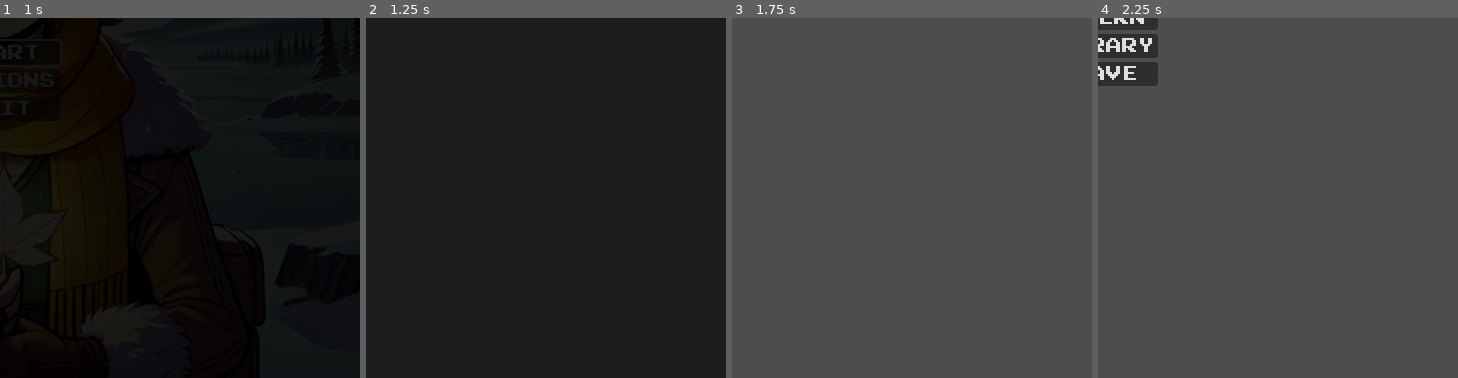
Above: before the commit, frames 1-4 (left to right).
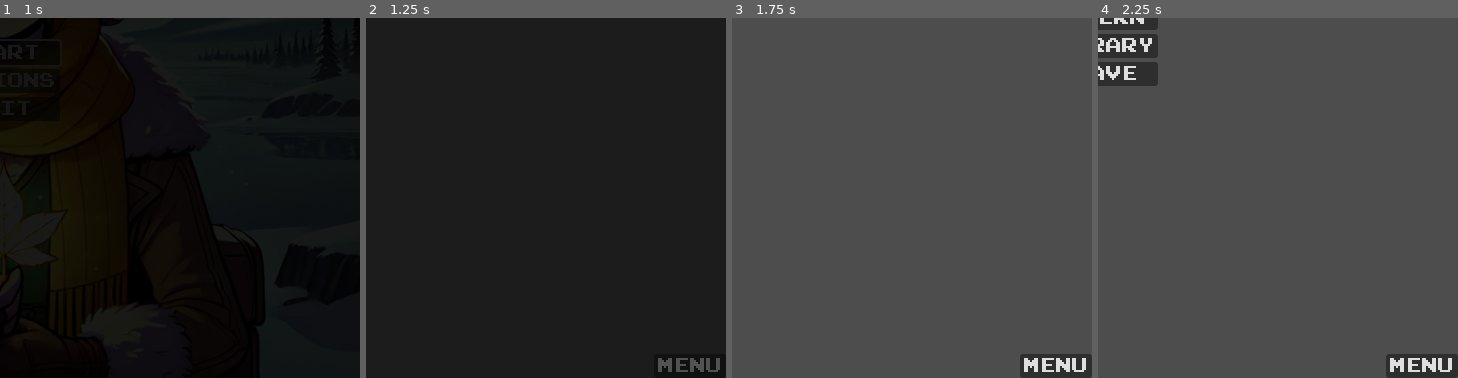
Above: after the commit, the same moments.

Repository: rodriguezric/vesequella
Game: Godot game, scene res://title.tscn
Two runs of this game, one before a commit and one after it. Both use one fixed random seed, a clock stepped at 60 frames per second and the inputs below.
Inputs (mouse positions are % of the whole screen's width and height, from its top left):
- Up to frame 1 (1 s): click "START" at 0.5 s
- Up to frame 2 (1.25 s): no input
- Up to frame 3 (1.75 s): click (95, 98) at 1.25 s, where only the run after the commit has a clickable "MENU"
- Up to frame 4 (2.25 s): click "↵" at 2 s
The pictures show only the part of the screen within x 50-100%, y 50-100%; the shares and areas given below are measured in that part.

Frame 1 is identical in both runs. In frame 2, 0.4% of the frame differs, in the area x 81-99%, y 94-99%; in frame 3, 1.3%, in the area x 80-100%, y 93-100%; in frame 4, 1.3%.

Commit message:
138-item-stats-save-quit-screen

Diff:
--- /dev/null
+++ b/hero_menu.gd
@@ -0,0 +1,11 @@
+extends Control
+
+
+# Called when the node enters the scene tree for the first time.
+func _ready() -> void:
+    pass # Replace with function body.
+
+
+# Called every frame. 'delta' is the elapsed time since the previous frame.
+func _process(delta: float) -> void:
+    pass
--- a/io.tscn
+++ b/io.tscn
@@ -305,3 +305,16 @@
 
 [node name="CenterContainer4" type="CenterContainer" parent="CenterContainer/NavMenu"]
 layout_mode = 2
+
+[node name="MenuButton" type="Button" parent="."]
+layout_mode = 1
+anchors_preset = 3
+anchor_left = 1.0
+anchor_top = 1.0
+anchor_right = 1.0
+anchor_bottom = 1.0
+offset_left = -8.0
+offset_top = -8.0
+grow_horizontal = 0
+grow_vertical = 0
+text = "MENU"
--- a/scripts/io.gd
+++ b/scripts/io.gd
@@ -21,6 +21,7 @@
 @onready var line_edit_container: HBoxContainer = $LineEditContainer
 @onready var advance_button: Button = $AdvanceButton
 @onready var nav_menu: GridContainer = $CenterContainer/NavMenu
+@onready var menu_button: Button = $MenuButton
 
 # Hero UI labels
 @onready var hero_stats_container: CenterContainer = $VBoxContainer/HeroStatsContainer
@@ -40,6 +41,7 @@
 var active := true
 
 const MAX_LINES = 9
+const MENU_IDX = 99
 
 func show_text(_text: String, close_flg := true):
     show_text_impl(_text)
@@ -162,10 +164,12 @@
     visible = true
     grid_menu.visible = true
     grid_menu_panel.visible = true
+    advance_button.visible = true
     grid_menu.show_options(options)
     var idx = await grid_menu.option_selected
 
     grid_menu.visible = false
+    advance_button.visible = false
     grid_menu_panel.visible = false
     window_message.visible = true
     active = true
@@ -194,6 +198,12 @@
     east.button_down.connect(func(): nav_sig.emit(NavEnum.EAST))
     west.button_down.connect(func(): nav_sig.emit(NavEnum.WEST))
     nav_enter.button_down.connect(func(): nav_sig.emit(NavEnum.ENTER))
+    menu_button.button_down.connect(
+        func():
+            v_menu.option_selected.emit(MENU_IDX)
+            grid_menu.option_selected.emit(MENU_IDX)
+            nav_sig.emit(MENU_IDX)
+    )
 
 func advance_text():
     if finished:
@@ -247,3 +257,40 @@
     nav_menu.visible = false
 
     return nav_idx
+
+
+func show_esc_menu():
+    var options = ["ITEM", "STATS", "SAVE", "TITLE", "CANCEL"]
+
+    var choice_idx = await IO.menu(options)
+
+    if choice_idx == 0:
+        var invn_idx = await IO.show_inventory()
+        if invn_idx > -1 and invn_idx < MENU_IDX:
+            await GAME.use_item(invn_idx)
+    elif choice_idx == 1:
+        var text_lines = [
+            "Name: %s" % [CTX.player.name],
+            "HP:  %2d          SP:  %2d" % [CTX.player.hp, CTX.player.sp],
+            "ATK: %2d          DEF: %2d" % [CTX.player.atk, CTX.player.def],
+            "DEX: %2d          AGI: %2d" % [CTX.player.dex, CTX.player.agi],
+        ]
+        var text = "\n".join(text_lines)
+        await IO.show_text(text)
+    elif choice_idx == 2:
+        var save_options = ["YES", "NO"]
+        var save_idx = await IO.menu(save_options, "Are you sure you want to save?")
+        if save_idx == 0:
+            pass
+        elif save_idx == 1:
+            pass
+    elif choice_idx == 3:
+        var title_options = ["YES", "NO"]
+        var title_idx = await IO.menu(title_options, "Are you sure you want to quit to title?")
+        if title_idx == 0:
+            MUSIC.stop()
+            get_tree().change_scene_to_file("res://title.tscn")
+        elif title_idx == 1:
+            pass
+    elif choice_idx == 4:
+        pass
--- a/world_node.gd
+++ b/world_node.gd
@@ -63,6 +63,8 @@
         elif nav_idx == IO.NavEnum.ENTER:
             await enter_fn()
             return
+        elif nav_idx == IO.MENU_IDX:
+            await IO.show_esc_menu()
 
 func enter_fn() -> bool:
     # Boolean return represents whether the caller should return out of the
